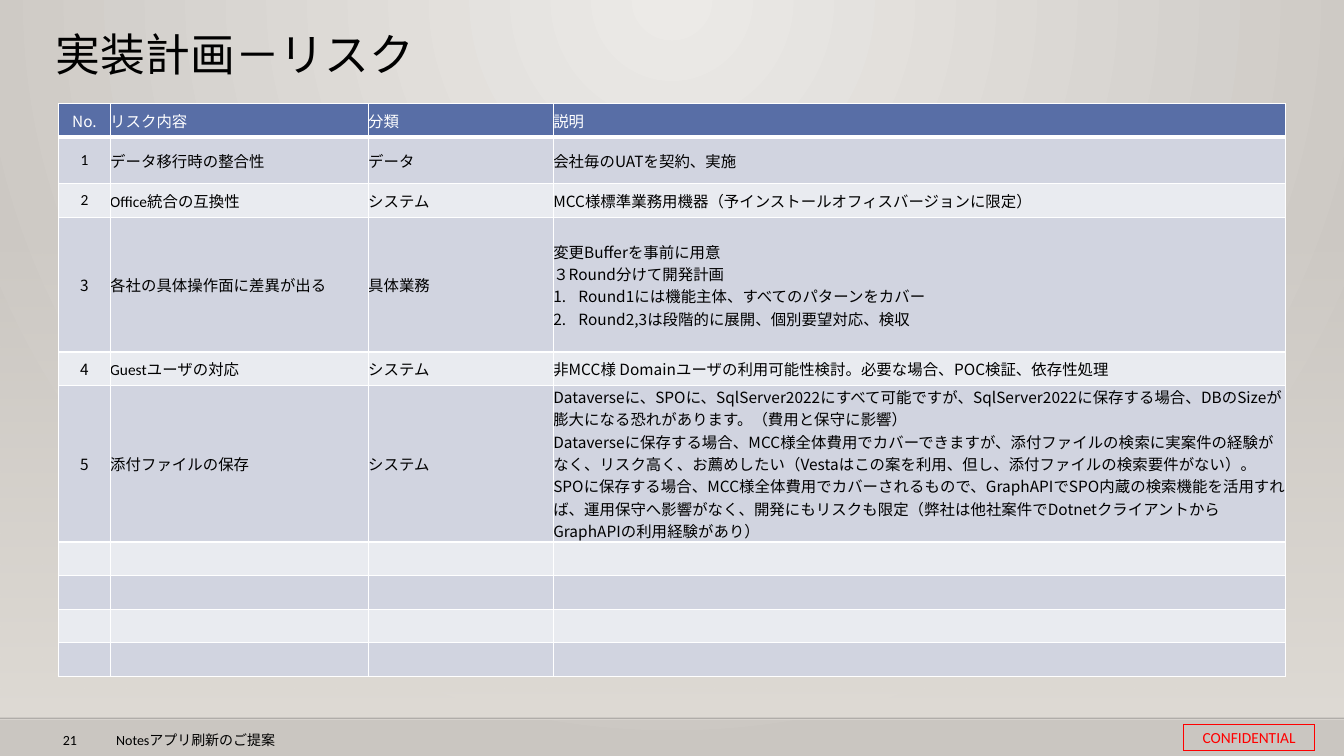
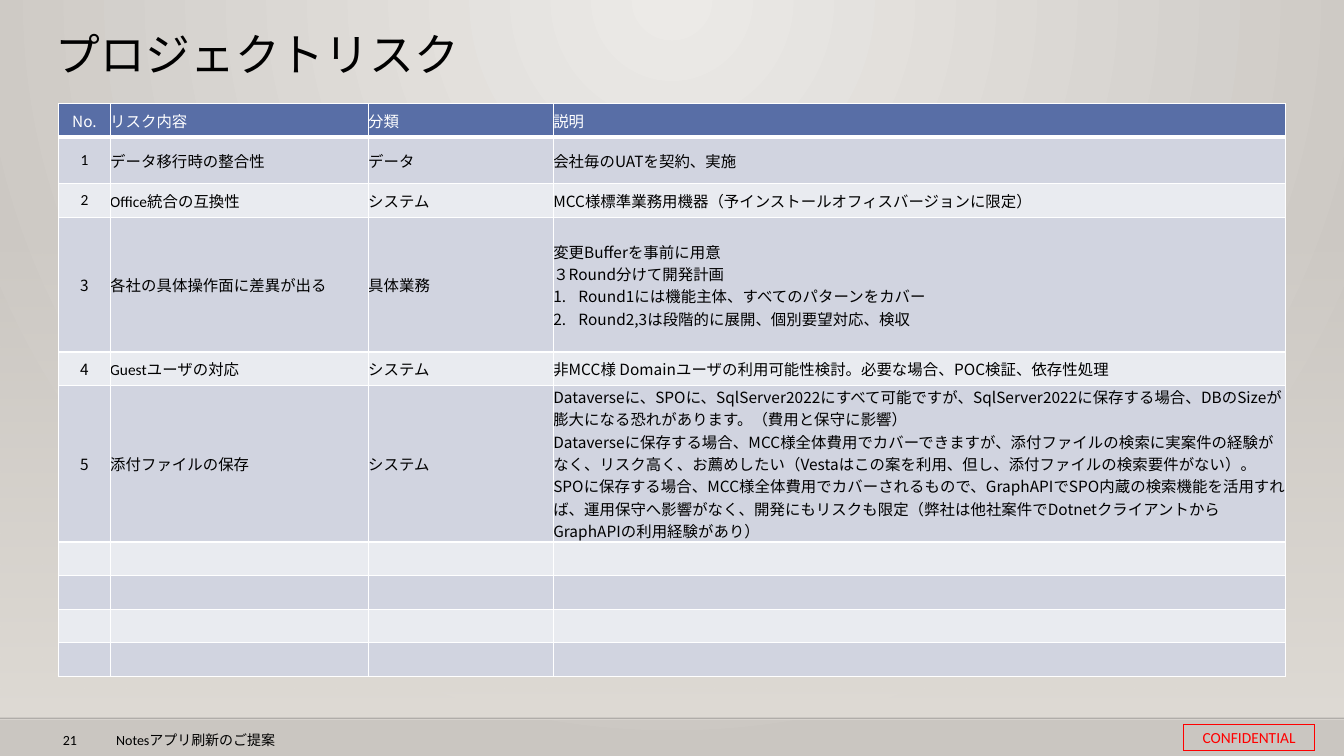
Before and after one commit to 0494938/Notes--CMS-Online, a slide deck: slide 21 of Notesアプリ刷新プロジェクト提案見積もり.pptx. Drawn at 1344x756 pixels with LibreOffice and Linux fonts; fonts in the diff are those of the drawing; background and template pictures are left out. Boxes give left, top, right and bottom in pixels: in the first picture for what was removed or moved away, otherwise in the second. Text is boxed around its words. In the diff, an @@ line names an element or a change of style, - is before the commit and + after.

```diff
--- a/Notesアプリ刷新プロジェクト提案見積もり.pptx
+++ b/Notesアプリ刷新プロジェクト提案見積もり.pptx
@@ title at bbox=[56, 34, 459, 73]: text changed @@
-実装計画－リスク
+プロジェクトリスク
```
Also in this commit, not shown: 5 other slides changed.
